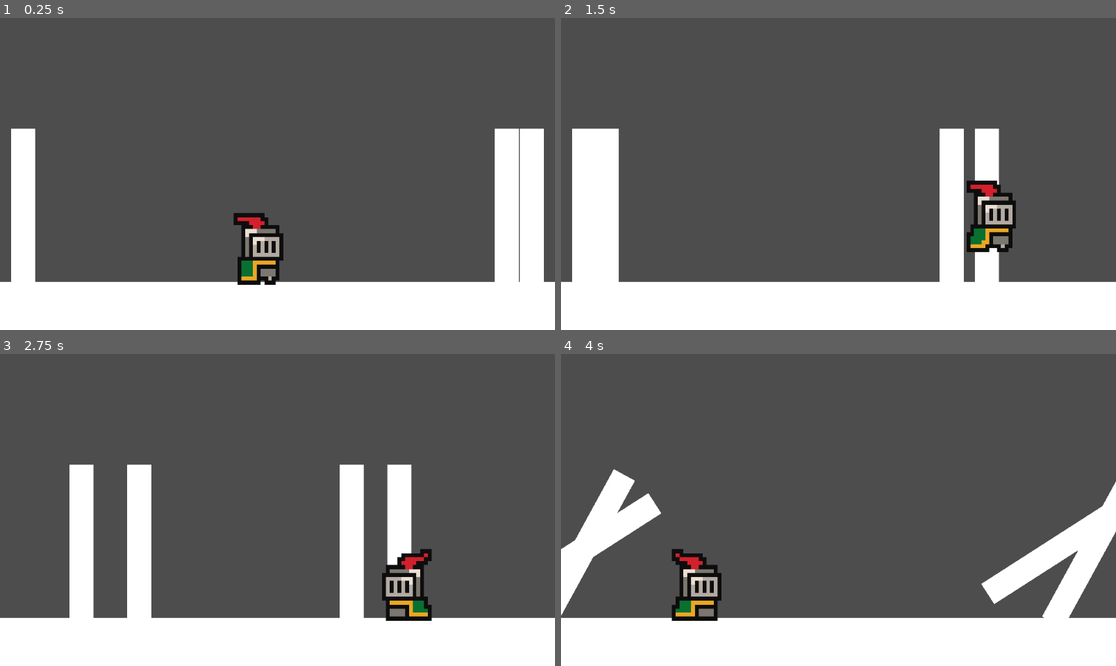
Above: before the commit, frames 1-4 (two rows, left to right).
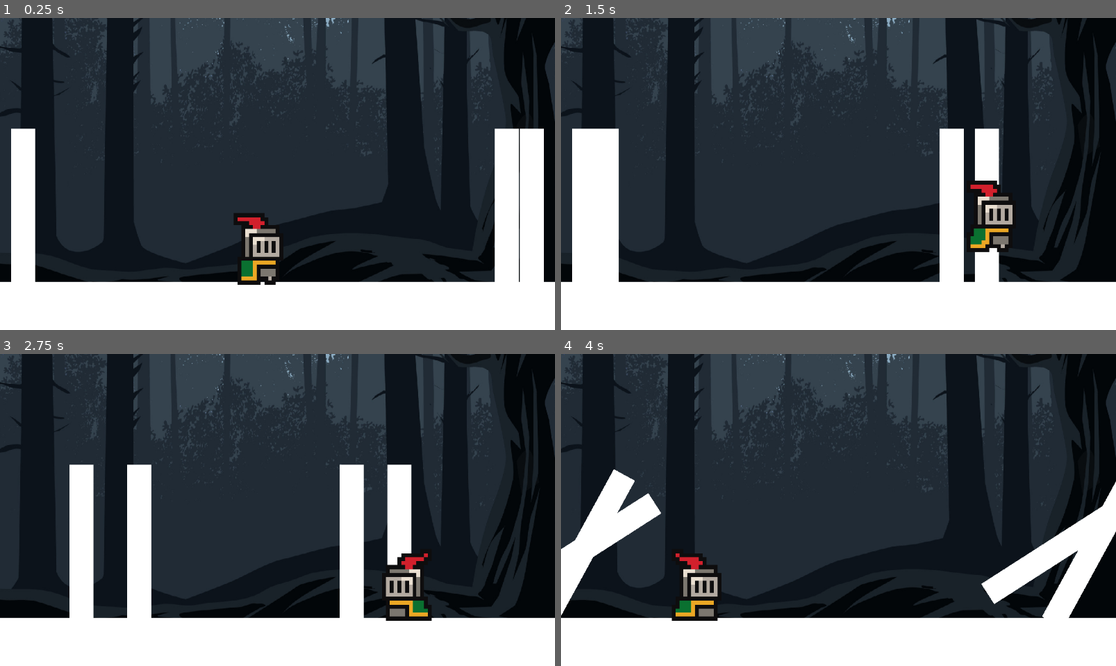
Above: after the commit, the same moments.

Repository: piyumathh/Spirit-Forest
Game: Godot game, scene res://scenes/game.tscn
Same seed, same stepped clock (60 frames per second), same inputs: the game is played once before the commit and once after it.
Inputs:
- Up to frame 1 (0.25 s): no input
- Up to frame 2 (1.5 s): hold D (move_right) from 0.53 s (still down); tap Space (jump) at 0.77 s
- Up to frame 3 (2.75 s): tap Space (jump) at 1.52 s; release D (move_right) at 2.03 s; hold Left (move_left) from 2.03 s (still down)
- Up to frame 4 (4 s): release Left (move_left) at 2.78 s; hold D (move_right) from 2.78 s (still down); tap Space (jump) at 3.02, 3.77 s

The runs differ from the first frame. In frame 1, 70% of the frame differs, in the area x 0-100%, y 0-85%; in frame 2, 69%; in frame 3, 69%; in frame 4, 71%.

Commit message:
background n test scene
Test_stage scene can be found in scenes folder. Use to plan scene layouts.
Background added for funsies

Diff:
--- /dev/null
+++ b/assets/testBackground1.tres
@@ -0,0 +1,6 @@
+[gd_resource type="CanvasTexture" load_steps=2 format=3 uid="uid://dqrxxc0wuxyfr"]
+
+[ext_resource type="Texture2D" uid="uid://bv0upddk6oh55" path="res://assets/nightForestTest.jpg" id="1_rfd6j"]
+
+[resource]
+diffuse_texture = ExtResource("1_rfd6j")
--- a/scenes/game.tscn
+++ b/scenes/game.tscn
@@ -9,6 +9,7 @@
 [ext_resource type="Script" uid="uid://c5j605gcsog3a" path="res://scripts/propSpawner.gd" id="6_p57ef"]
 [ext_resource type="Resource" uid="uid://dasly63lpda2i" path="res://resources/Stage2.tres" id="7_0tnpc"]
 [ext_resource type="Script" uid="uid://dcsjt6grex22p" path="res://scripts/stageTrigger.gd" id="9_0tnpc"]
+[ext_resource type="Texture2D" uid="uid://dqrxxc0wuxyfr" path="res://assets/testBackground1.tres" id="10_vtaks"]
 
 [sub_resource type="RectangleShape2D" id="RectangleShape2D_gee14"]
 size = Vector2(19.979404, 20)
@@ -58,6 +59,12 @@
 scale = Vector2(-0.2132478, -26.409874)
 shape = SubResource("RectangleShape2D_gee14")
 
+[node name="TestBackground1" type="Sprite2D" parent="Stage"]
+z_index = -2
+position = Vector2(59.000008, -596)
+scale = Vector2(0.847768, 1.1072178)
+texture = ExtResource("10_vtaks")
+
 [connection signal="body_entered" from="Stage/ExitRight" to="Stage" method="_on_area_2d_body_entered"]
 [connection signal="body_entered" from="Stage/ExitRight" to="Stage/ExitRight" method="_on_body_entered"]
 [connection signal="triggered" from="Stage/ExitRight" to="Stage" method="onExitTriggered"]
--- /dev/null
+++ b/scenes/test_stage.tscn
@@ -0,0 +1,17 @@
+[gd_scene load_steps=4 format=3 uid="uid://bcaeixsxn8xfu"]
+
+[ext_resource type="Script" uid="uid://bb0or74ehwfc8" path="res://scripts/stage.gd" id="1_jog5b"]
+[ext_resource type="PackedScene" uid="uid://dr5ml1ukoxyuw" path="res://scenes/ground.tscn" id="2_s7ml3"]
+[ext_resource type="PackedScene" uid="uid://blckdha4h3vy5" path="res://scenes/player.tscn" id="3_s7ml3"]
+
+[node name="testStage" type="Node2D"]
+script = ExtResource("1_jog5b")
+
+[node name="ground" parent="." instance=ExtResource("2_s7ml3")]
+position = Vector2(-778, 86)
+scale = Vector2(4, 4)
+
+[node name="CharacterBody2D" parent="." instance=ExtResource("3_s7ml3")]
+
+[node name="Camera2D" type="Camera2D" parent="."]
+position = Vector2(-83, -262)
Binary file added: assets/nightForestTest.jpg
Not shown, added: assets/nightForestTest.jpg.import
Not shown: 1 places in scenes/game.tscn that only renumber resources
Not shown, changed: .gitignore
